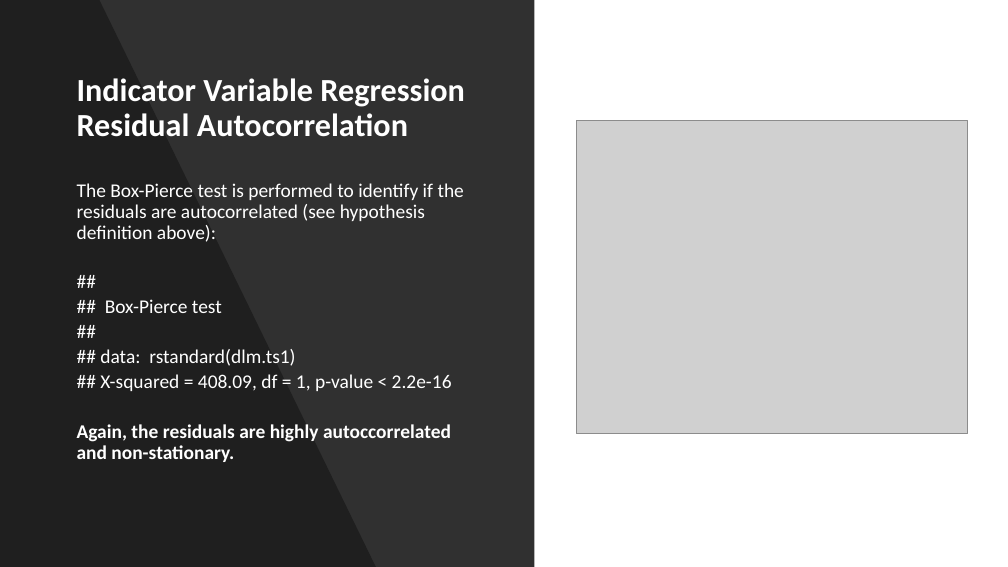
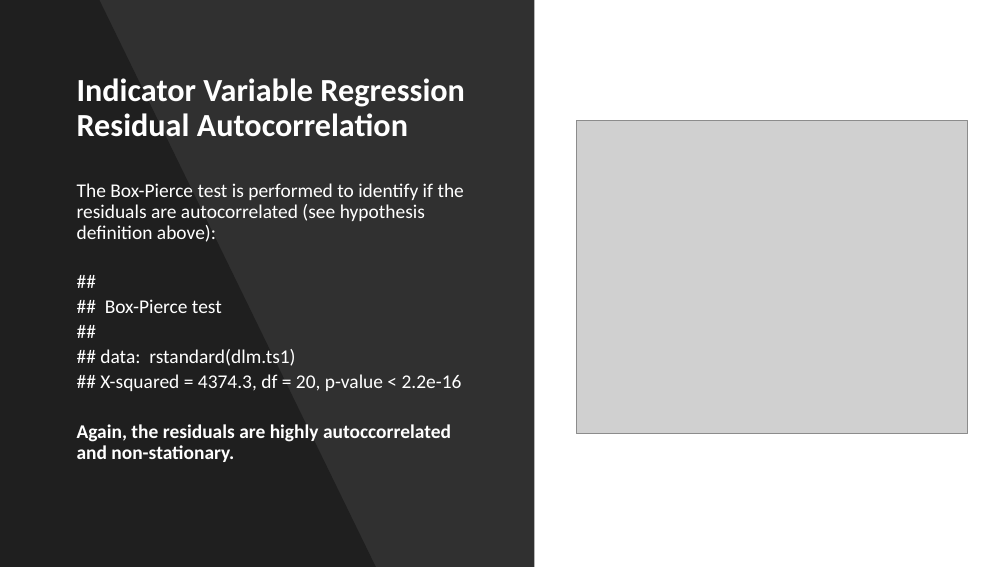
Before and after one commit to npthomas208/DS809-time-series, a slide deck: slide 23 of DS809ProjectPresentation v2.pptm (slide 25 before the commit). Drawn at 1008x567 pixels with LibreOffice and Linux fonts; fonts in the diff are those of the drawing; grey boxes stand for pictures. Boxes give left, top, right and bottom in pixels: in the first picture for what was removed or moved away, otherwise in the second. Text is boxed around its words. In the diff, an @@ line names an element or a change of style, - is before the commit and + after.

```diff
--- a/DS809ProjectPresentation v2.pptm
+++ b/DS809ProjectPresentation v2.pptm
@@ text at [100, 299, 462, 391]: text changed @@
-##
-## Box-Pierce test
-##
-## data: rstandard(dlm.ts1)
-## X-squared = 408.09, df = 1, p-value < 2.2e-16
+##
+## Box-Pierce test
+##
+## data: rstandard(dlm.ts1)
+## X-squared = 4374.3, df = 20, p-value < 2.2e-16
```
Also in this commit, not shown: 40 other slides changed, 2 slides added, 8 slides removed, 8 other files.
